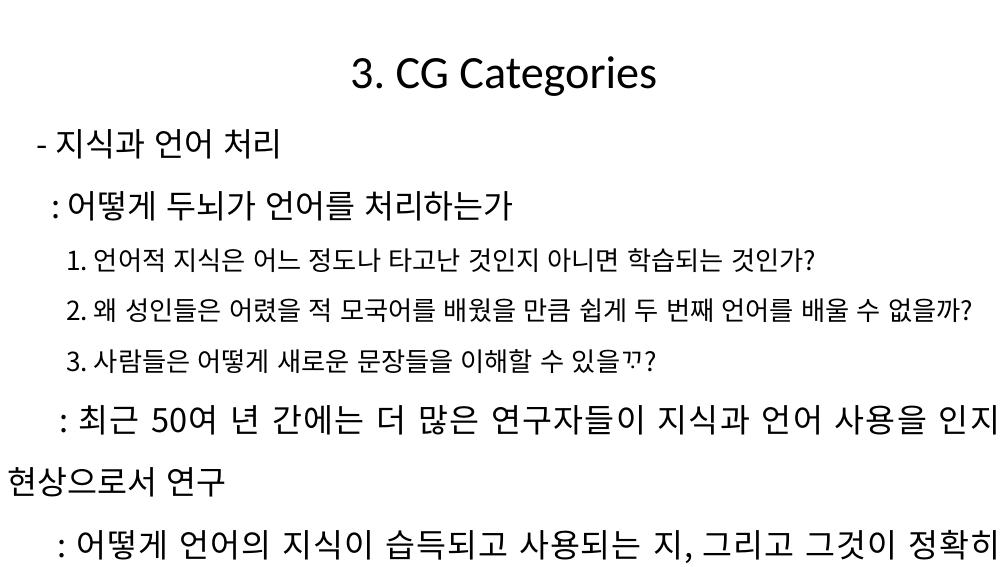
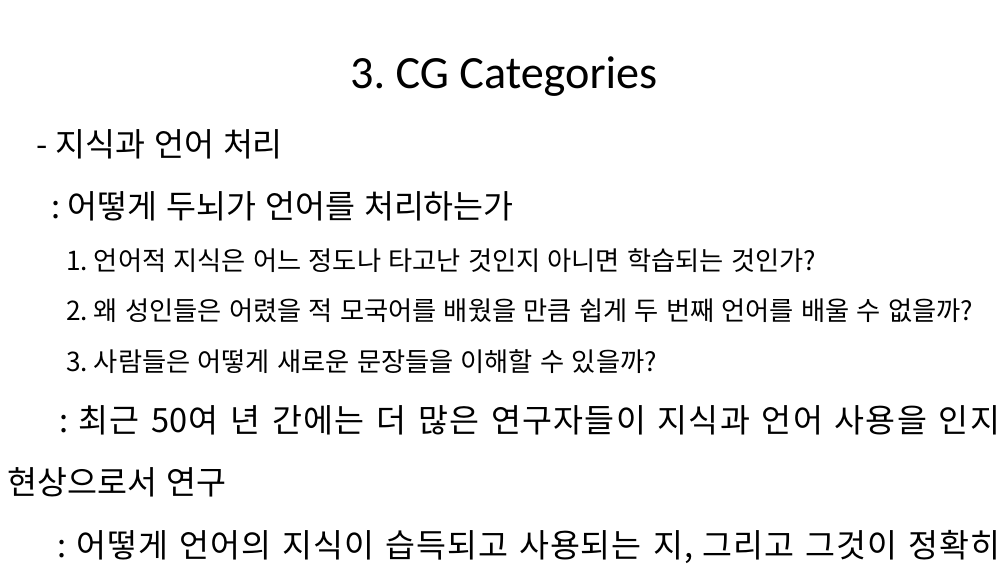
Before and after one commit to Nullanonymouszero/TEU, a slide deck: slide 7 of 1-2.Cognitive Science.pptx. Drawn at 1008x567 pixels with LibreOffice and Linux fonts; fonts in the diff are those of the drawing. Boxes give left, top, right and bottom in pixels: in the first picture for what was removed or moved away, otherwise in the second. Text is boxed around its words. In the diff, an @@ line names an element or a change of style, - is before the commit and + after.

```diff
--- a/1-2.Cognitive Science.pptx
+++ b/1-2.Cognitive Science.pptx
@@ text at [66,349,657,373]: text changed @@
-3. 사람들은 어떻게 새로운 문장들을 이해할 수 있을ᄁᆞ?
+3. 사람들은 어떻게 새로운 문장들을 이해할 수 있을까?
```
Also in this commit, not shown: 1 other slide changed, 1 slide removed.
